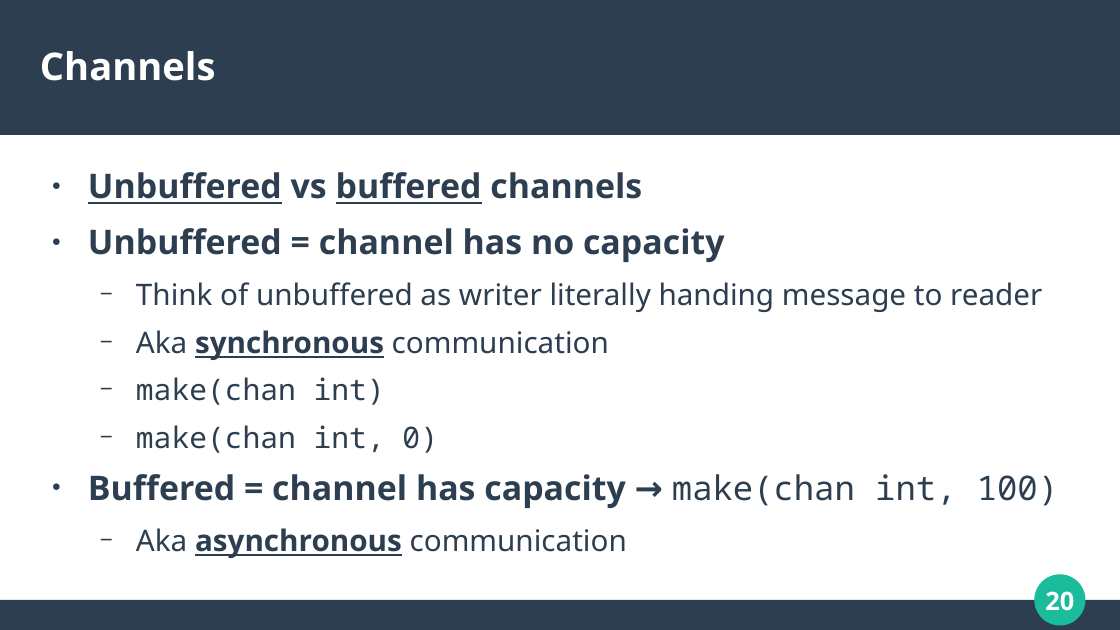
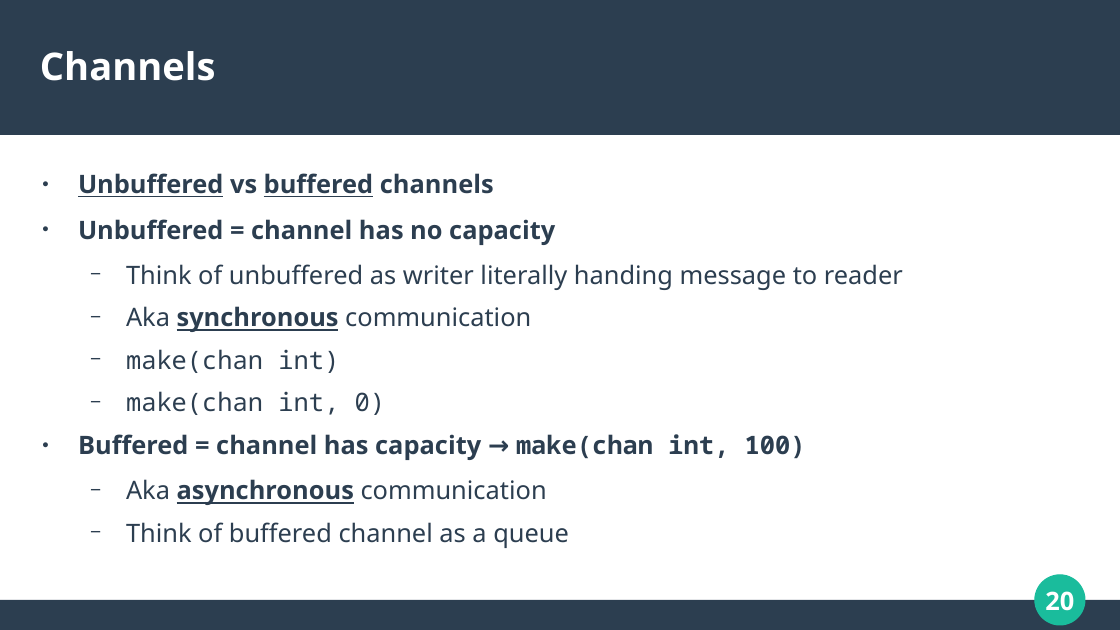
Before and after one commit to calvincramer/golang-training-3, a slide deck: slide 20 of presentation-3.odp. Drawn at 1120x630 pixels with LibreOffice and Linux fonts; fonts in the diff are those of the drawing. Boxes give left, top, right and bottom in pixels: in the first picture for what was removed or moved away, otherwise in the second. Text is boxed around its words. In the diff, an @@ line names an element or a change of style, - is before the commit and + after.

```diff
--- a/presentation-3.odp
+++ b/presentation-3.odp
@@ text "Unbuffered vs buffered channels": place and size @@
-text "Unbuffered vs buffered channels" at box(88, 172, 1058, 558)
+text "Unbuffered vs buffered channels" at box(78, 173, 903, 548)
@@ text "Unbuffered vs buffered channels" at box(78, 173, 903, 548): vertical alignment top to middle @@
@@ text at box(78, 173, 903, 505): size 24 to 18 pt in "Unbuffered vs buffered channels", "Unbuffered = channel has no capacity", "Buffered = channel has capacity → make(chan ..."; size 21 to 18 pt in "Think of unbuffered as writer literally handing ...", "Aka synchronous communication", "make(chan int)", "make(chan int, 0)" and 1 more places; bold on in "make(chan int, 100)" @@
@@ text at box(126, 522, 569, 548): paragraph added @@
+  − Think of buffered channel as a queue
```
Also in this commit, not shown: 3 other slides changed, 1 other file.
